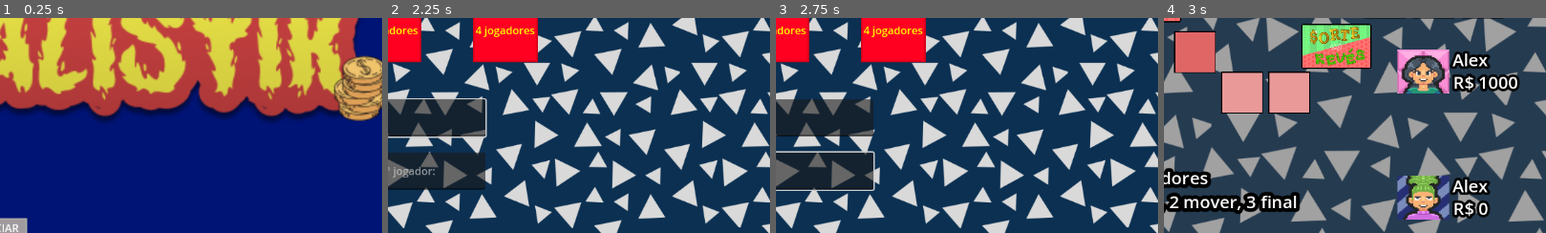
Above: before the commit, frames 1-4 (left to right).
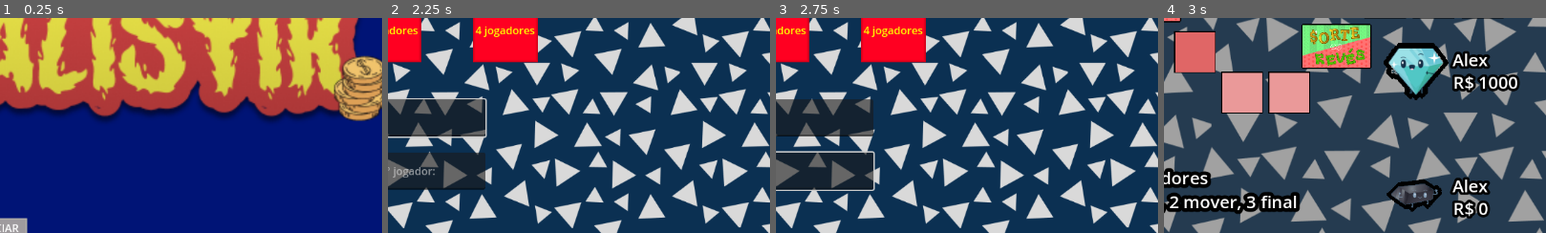
Above: after the commit, the same moments.

Repository: walo2/GameDev_ProjetoGeo
Game: Godot game, scene res://menu.tscn
The game is run twice, just before and just after one commit, with the same random seed, the same clock (stepped at 60 frames per second) and the same inputs.
Inputs (mouse positions are % of the whole screen's width and height, from its top left):
- Up to frame 1 (0.25 s): no input
- Up to frame 2 (2.25 s): click "INICIAR" at 0.5 s; click "2 jogadores" at 1.25 s; click (50, 54) at 2.02 s; type "Alex" at 2.1 s
- Up to frame 3 (2.75 s): click (50, 66) at 2.25 s; type "Alex" at 2.33 s
- Up to frame 4 (3 s): click "Enter" at 2.75 s
The pictures show only the part of the screen within x 50-100%, y 30-80%; the shares and areas given below are measured in that part.

Frames 1-3 are identical in both runs. In frame 4, 6.4% of the frame differs, in the area x 57-75%, y 11-94%.

Commit message:
Icones atualizados e correspondendo aos caminhos dos jogadores

Diff:
--- a/Kapitalistik/action.gd
+++ b/Kapitalistik/action.gd
@@ -11,19 +11,31 @@
 		for i in players.size():
 			players[i] = i
 		players.shuffle()
+		var diamante = 0
+		var ferro = 0
 
 		for i in players.size():
 			if (i%2==0):
 				GlobalData.caminho[players[i]] = 1 #Diamante
 				GlobalData.player_money[players[i]] = 1000 * i
-				print("Jogador ", players[i], "é Diamante, saldo = ", GlobalData.player_money[players[i]])
+				print("Jogador ", players[i], " é Diamante, saldo = ", GlobalData.player_money[players[i]])
+				if diamante == 0:
+					diamante += 1
+					GlobalData.playerImagens[i] = load("res://Imgs/diamante1.png")
+				else:
+					GlobalData.playerImagens[i] = load("res://Imgs/diamante2.png")
 			else:
 				GlobalData.caminho[players[i]] = 2 #Ferro
 				GlobalData.player_money[players[i]] = 1000 * i
-				print("Jogador ", players[i], "é Ferro, saldo = ", GlobalData.player_money[players[i]])
+				print("Jogador ", players[i], " é Ferro, saldo = ", GlobalData.player_money[players[i]])
+				if ferro == 0:
+					ferro += 1
+					GlobalData.playerImagens[i] = load("res://Imgs/ferro1.png")
+				else:
+					GlobalData.playerImagens[i] = load("res://Imgs/ferro2.png")
 
+		GlobalData.updatePlayerImagem = true
 		GlobalData.flag_caminho = true
-
 
 #2 - Venda da força de trabalho- Os jogadores 1 e 3- receberão 300$, Os jogadores 2 e 4 - receberão 200$.
 func t2_forca_de_trabalho(playerId):
--- a/Kapitalistik/hud.gd
+++ b/Kapitalistik/hud.gd
@@ -18,11 +18,14 @@
 		holder[i].visible = true
 
 	update_data()
+	update_imagem()
 
 
 # Called every frame. 'delta' is the elapsed time since the previous frame.
 func _process(delta):
 	update_data()
+	if GlobalData.updatePlayerImagem == true:
+		update_imagem()
 
 func update_data():
 	$VBoxContainer/Holder/User.text = GlobalData.player_names[0]
@@ -36,3 +39,9 @@
 
 	$VBoxContainer/Holder4/User.text = GlobalData.player_names[3]
 	$VBoxContainer/Holder4/Saldo.text = "R$ " + str(GlobalData.player_money[3])
+
+func update_imagem():
+	$VBoxContainer/Holder/Icon.texture = GlobalData.playerImagens[0]
+	$VBoxContainer/Holder2/Icon.texture = GlobalData.playerImagens[1]
+	$VBoxContainer/Holder3/Icon.texture = GlobalData.playerImagens[2]
+	$VBoxContainer/Holder4/Icon.texture = GlobalData.playerImagens[3]
--- a/Kapitalistik/hud.tscn
+++ b/Kapitalistik/hud.tscn
@@ -1,11 +1,12 @@
-[gd_scene load_steps=7 format=3 uid="uid://4gf5qcq6dfva"]
+[gd_scene load_steps=8 format=3 uid="uid://4gf5qcq6dfva"]
 
 [ext_resource type="PackedScene" uid="uid://b0exb28ywc2d6" path="res://holder.tscn" id="1_316ti"]
 [ext_resource type="Script" path="res://hud.gd" id="1_dj65v"]
-[ext_resource type="Texture2D" uid="uid://b48wajgj4c3mq" path="res://avatar1.png" id="3_qiwir"]
-[ext_resource type="Texture2D" uid="uid://dp5fhuih56c1c" path="res://avatar2.png" id="4_y6fcc"]
-[ext_resource type="Texture2D" uid="uid://djrtafjrpoilu" path="res://avatar 3.png" id="5_bnhn7"]
-[ext_resource type="Texture2D" uid="uid://dgwjtf0g6y6tk" path="res://avatar 4.png" id="6_nyk0m"]
+[ext_resource type="Texture2D" uid="uid://leh0tm5gkb6p" path="res://Imgs/diamante1.png" id="3_6fxho"]
+[ext_resource type="Material" uid="uid://dosn66orqwctd" path="res://outLine.tres" id="3_o7cq6"]
+[ext_resource type="Texture2D" uid="uid://dem4u5q0bgrs2" path="res://Imgs/diamante2.png" id="4_l0cb7"]
+[ext_resource type="Texture2D" uid="uid://kom41nfu610" path="res://Imgs/ferro1.png" id="5_18hrr"]
+[ext_resource type="Texture2D" uid="uid://b71ur4b3nnd58" path="res://Imgs/ferro2.png" id="6_5qmah"]
 
 [node name="HUD" type="CanvasLayer"]
 script = ExtResource("1_dj65v")
@@ -25,11 +26,12 @@
 layout_mode = 2
 
 [node name="Icon" parent="VBoxContainer/Holder" index="0"]
-offset_left = -16.0
+material = ExtResource("3_o7cq6")
+offset_left = -27.0
 offset_top = -19.0
-offset_right = 62.0
+offset_right = 51.0
 offset_bottom = 47.0
-texture = ExtResource("3_qiwir")
+texture = ExtResource("3_6fxho")
 
 [node name="User" parent="VBoxContainer/Holder" index="1"]
 offset_top = -22.0
@@ -55,11 +57,12 @@
 layout_mode = 2
 
 [node name="Icon" parent="VBoxContainer/Holder2" index="0"]
-offset_left = -16.0
+material = ExtResource("3_o7cq6")
+offset_left = -27.0
 offset_top = -19.0
-offset_right = 62.0
+offset_right = 51.0
 offset_bottom = 47.0
-texture = ExtResource("4_y6fcc")
+texture = ExtResource("4_l0cb7")
 
 [node name="User" parent="VBoxContainer/Holder2" index="1"]
 offset_top = -22.0
@@ -84,11 +87,12 @@
 layout_mode = 2
 
 [node name="Icon" parent="VBoxContainer/Holder3" index="0"]
-offset_left = -16.0
+material = ExtResource("3_o7cq6")
+offset_left = -27.0
 offset_top = -20.0
-offset_right = 62.0
+offset_right = 51.0
 offset_bottom = 46.0
-texture = ExtResource("5_bnhn7")
+texture = ExtResource("5_18hrr")
 
 [node name="User" parent="VBoxContainer/Holder3" index="1"]
 offset_top = -22.0
@@ -113,11 +117,12 @@
 layout_mode = 2
 
 [node name="Icon" parent="VBoxContainer/Holder4" index="0"]
-offset_left = -16.0
+material = ExtResource("3_o7cq6")
+offset_left = -27.0
 offset_top = -21.0
-offset_right = 62.0
+offset_right = 51.0
 offset_bottom = 45.0
-texture = ExtResource("6_nyk0m")
+texture = ExtResource("6_5qmah")
 
 [node name="User" parent="VBoxContainer/Holder4" index="1"]
 offset_top = -22.0
--- a/Kapitalistik/singleton/global_data.gd
+++ b/Kapitalistik/singleton/global_data.gd
@@ -5,6 +5,8 @@
 @export var player_money = [0, 0, 0, 0]
 #índice corresponde ao jogador; exemplo: caminho[0] = 1 significa que o jogador 1 segue caminho Diamante
 @export var caminho = [0, 0, 0, 0]
+@export var playerImagens = [preload("res://Imgs/ferro1.png"),preload("res://Imgs/ferro2.png"),
+						preload("res://Imgs/diamante1.png"),preload("res://Imgs/diamante2.png")]
 
 @export var flag_caminho = false #sinaliza que os caminhos Diamante e Ferro já foram determinados
 
@@ -14,6 +16,7 @@
 var numeroSorteado = 0
 var TileInicial
 var pularTurno = []
+var updatePlayerImagem = false
 
 # Called when the node enters the scene tree for the first time.
 func _ready():
Binary file added: Kapitalistik/Imgs/diamante1.png
Not shown, added: Kapitalistik/Imgs/diamante1.png.import
Binary file added: Kapitalistik/Imgs/diamante2.png
Not shown, added: Kapitalistik/Imgs/diamante2.png.import
Binary file added: Kapitalistik/Imgs/ferro1.png
Not shown, added: Kapitalistik/Imgs/ferro1.png.import
Binary file added: Kapitalistik/Imgs/ferro2.png
Not shown, added: Kapitalistik/Imgs/ferro2.png.import
